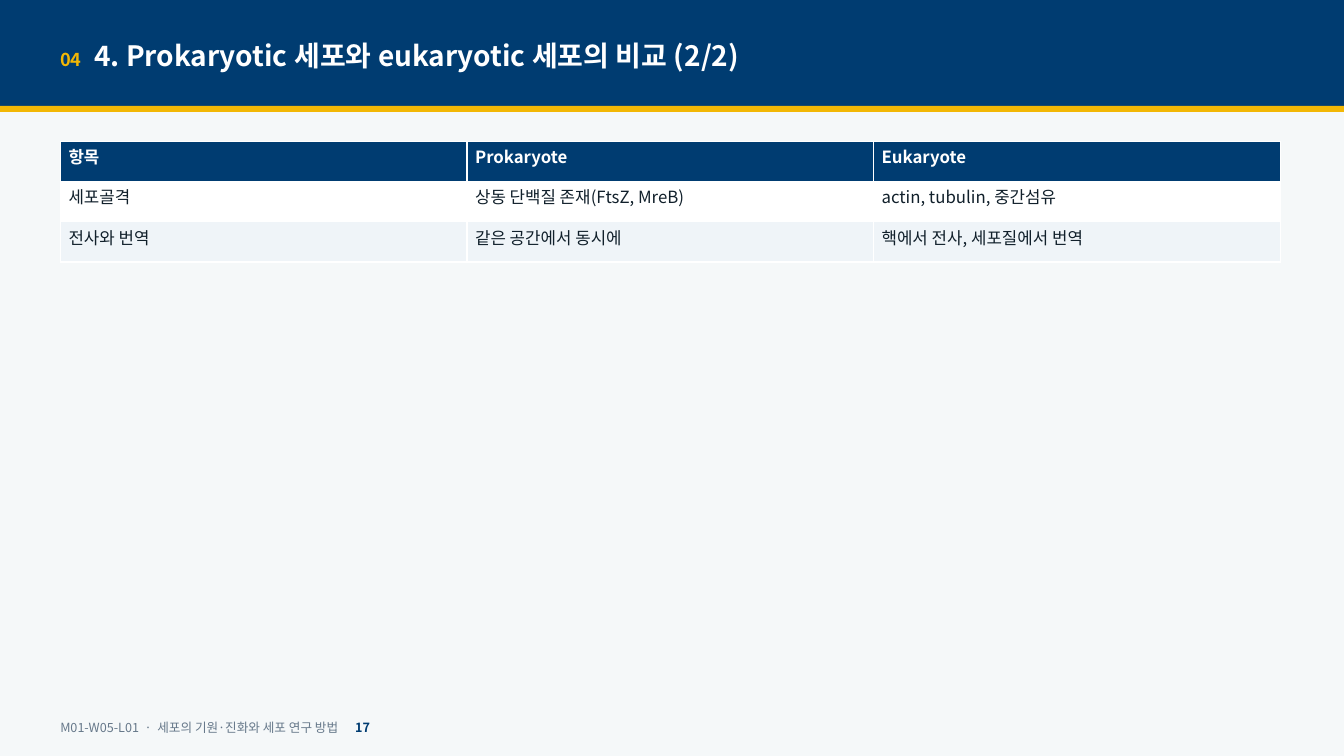
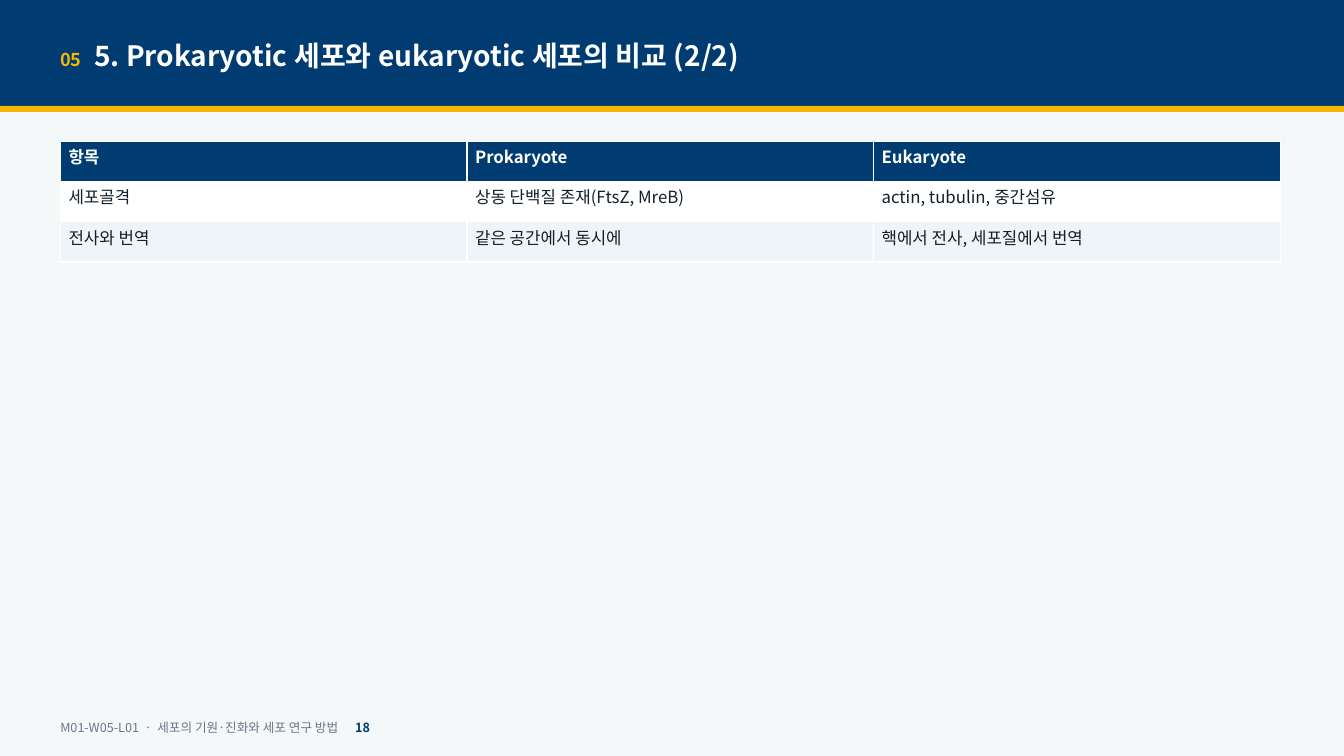
Before and after one commit to hoperiasd2/hoperiasd2.github.io, a slide deck: slide 18 of curriculum/M01/W05/L01/slides.pptx (slide 17 before the commit). Drawn at 1344x756 pixels with LibreOffice and Linux fonts; fonts in the diff are those of the drawing. Boxes give left, top, right and bottom in pixels: in the first picture for what was removed or moved away, otherwise in the second. Text is boxed around its words. In the diff, an @@ line names an element or a change of style, - is before the commit and + after.

```diff
--- a/curriculum/M01/W05/L01/slides.pptx
+++ b/curriculum/M01/W05/L01/slides.pptx
@@ text at [60,42,739,73]: text changed @@
-04 4. Prokaryotic 세포와 eukaryotic 세포의 비교 (2/2)
+05 5. Prokaryotic 세포와 eukaryotic 세포의 비교 (2/2)
@@ text at [60,721,370,733]: text changed @@
-M01-W05-L01 · 세포의 기원·진화와 세포 연구 방법 17
+M01-W05-L01 · 세포의 기원·진화와 세포 연구 방법 18
```
Also in this commit, not shown: 25 other slides changed, 1 slide added, 13 slides removed, 6 other files.
